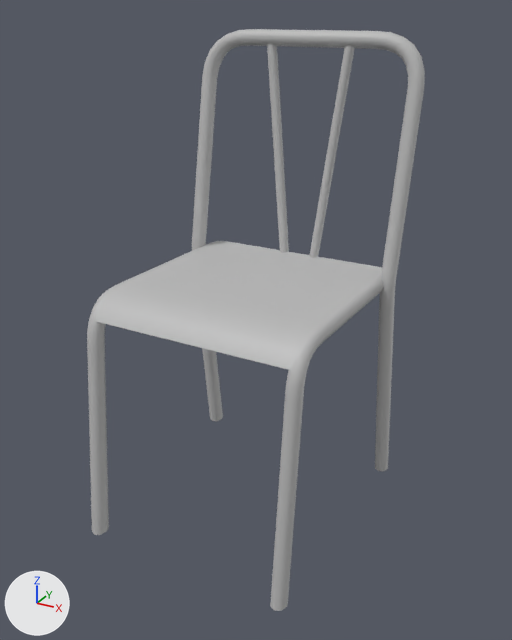
The FBX model MemoryJourney/Assets/Meshs/chaise/chaise.fbx, before and after one commit.
Before and after are seen from a 50 mm camera at (1.023, -1.084, 1.203) aimed at (0.273, 0.279, 0.522). Arrows for +X, +Y and +Z are at lower left; the lights stay in place. Where no turn or scale is listed for an object, it has been applied to the vertices.

The first picture shows 'Line007'.
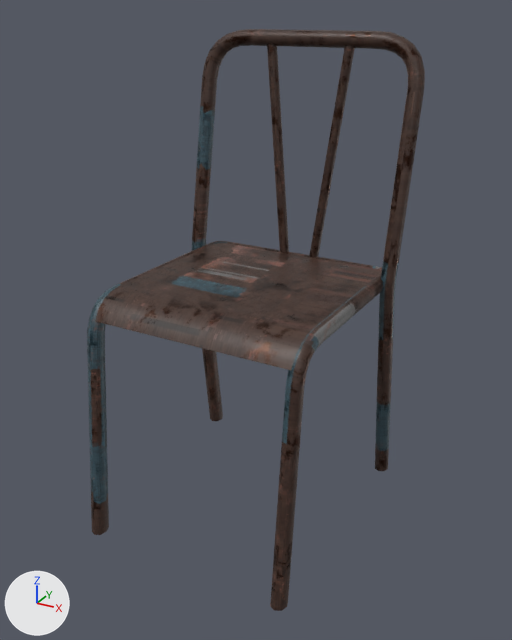
Pixel boxes (x1, y1, x2, y2) of what changed, in the pictures (512 x 640 px):
'Line007', recoloured (grey to brown): (87, 29, 425, 611) in both

The change in detail:
Picture 'lambert20_Roughness.png' (img_lambert20_roughness_png) is new.
Picture 'lambert20_Metallic.png' (img_lambert20_metallic_png) is new.
Picture 'lambert20_Base_color.png' (img_lambert20_base_color_png) is new.
Material 'chaise' (mat_chaise) is new.
Uses the picture img_lambert20_base_color_png.
Uses the picture img_lambert20_metallic_png.
Uses the picture img_lambert20_roughness_png.
me_mesh has 424 vertices, 410 faces and spans x -0.054..0.542, y -0.045..0.628, z 0.002..1.156.
me_mesh no longer uses material mat_lambert20 (grey #bcbcbc).
me_mesh now uses material mat_chaise.
